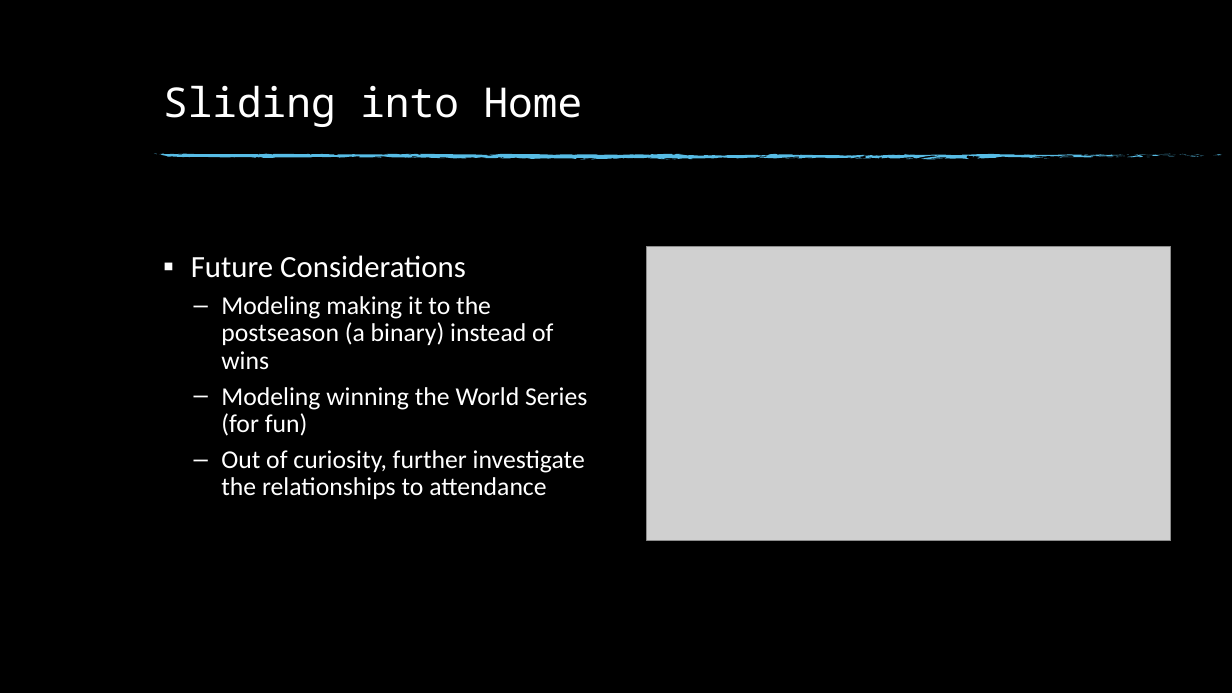
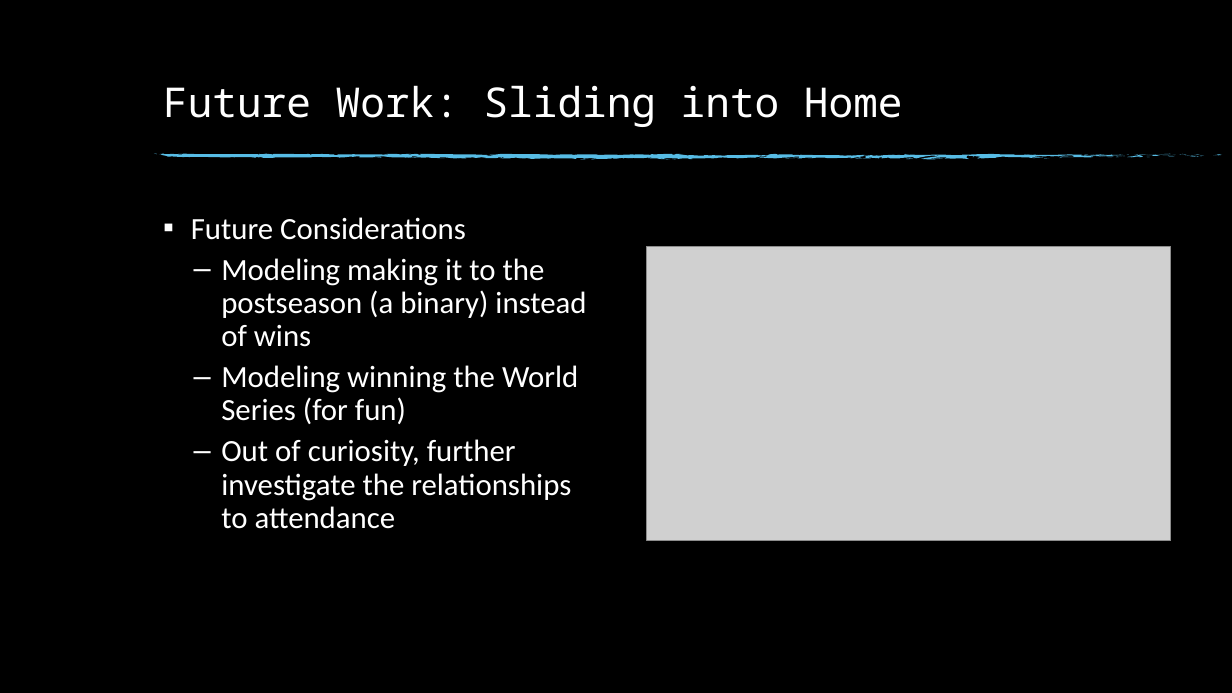
Before and after one commit to trentleslie/Springboard, a slide deck: slide 20 of 20.3 Data Storytelling/Data Storytelling - The Million Dollar Question.pptx (slide 14 before the commit). Drawn at 1232x693 pixels with LibreOffice and Linux fonts; fonts in the diff are those of the drawing; grey boxes stand for pictures; background and template pictures are left out. Boxes give left, top, right and bottom in pixels: in the first picture for what was removed or moved away, otherwise in the second. Text is boxed around its words. In the diff, an @@ line names an element or a change of style, - is before the commit and + after.

```diff
--- a/20.3 Data Storytelling/Data Storytelling - The Million Dollar Question.pptx
+++ b/20.3 Data Storytelling/Data Storytelling - The Million Dollar Question.pptx
@@ title at bbox=[163, 85, 903, 127]: text changed @@
-Sliding into Home
+Future Work: Sliding into Home
@@ text "Future Considerations": place and size @@
-text "Future Considerations" at bbox=[191, 255, 587, 499]
+text "Future Considerations" at bbox=[191, 217, 586, 529]
@@ text at bbox=[221, 258, 586, 529]: size 20 to 24 pt in "Modeling making it to the postseason (a ...", "Modeling winning the World Series (for fun)", "Out of curiosity, further investigate the relationships ..." @@
```
Also in this commit, not shown: 3 other slides changed, 6 slides added, 1 other file.
